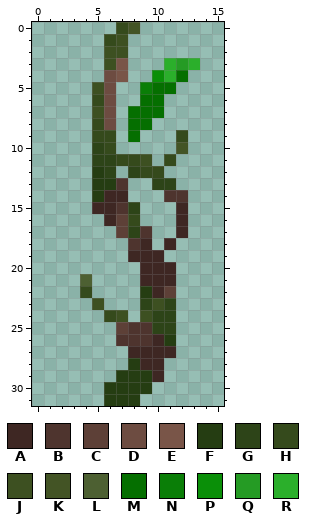
File history of a pixel-art file, Assets/Arts/NPCAndPlayer/Player/Weapon/WoodWand/WoodWand.aseprite. The first picture shows the starting point.
16x32 pixels, 1 frame.
Visible layers, top first: "Crystal", "Decor" opacity 50%, "Wand".
Palette (. is transparent): A #3e2723  B #4e342e  C #5d4037  D #6d4c41  E #795548  F #253d12  G #2d4418  H #354a1c  J #3d5021  K #435425  L #4d6032  M #056f00  N #0a7e07  P #0a8f08  Q #259b24  R #2baf2b
Pixels before, first column x 4:
 0 ...HK.....
 1 ..HJ......
 2 ..JJ......
 3 ..JE...RQR
 4 ..DE..PRM.
 5 .JD..NMM..
 6 .HD..MM...
 7 .JD.MMM...
 8 .HD.MM....
 9 .HH.M...H.
10 .GH.....K.
11 .GGHHJ.H..
12 .FG.GHH...
13 .FFB..GG..
14 .FAA...BB.
15 .AABG...A.
16 ..ACH...A.
17 ...CGB..A.
18 ....BA.A..
19 ....AAA...
20 .....AAA..
21 L....AAA..
22 H....FAC..
23 .J...GJG..
24 ..HJ.JGG..
25 ...CBBGG..
26 ...BBBAF..
27 ....AAAA..
28 ....FAA...
29 ...FFFA...
30 ..FFFF....
31 ..FFF.....
And afterwards:
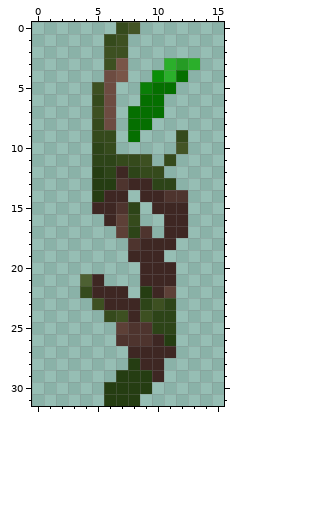
From old to new:
Changed rows in their new state; - is an unchanged pixel.
Layer "Wand":
first column x 5:
12 --A----
13 ---AA--
14 ----AA-
15 -----AA
16 ------A
17 ------A
18 -----A-
21 A------
22 AAA----
23 -AAA---
24 ---A---
